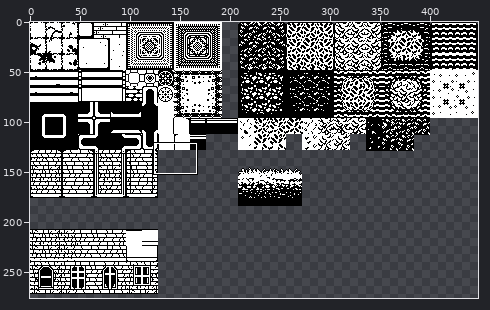
Sprite sheet: Cross My Heart Game/Assets/Art/overworld.png. The picture above shows the old version from afar; the outline marks the close-up.
Close-up. Before the edit:
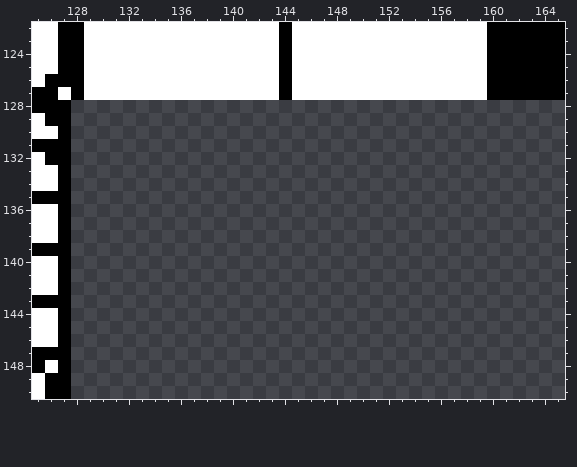
The file is 448x320 pixels. Colours within 5 levels of each other are drawn and written as one. Shown: x 125..165, y 122..150. The wide view leaves out empty margins.
And afterwards:
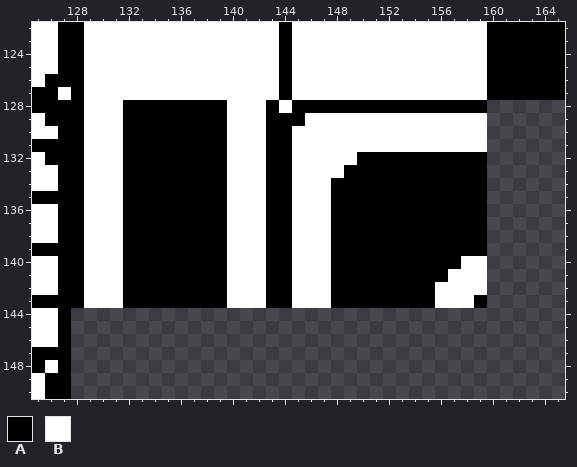
Palette (. is transparent): A #000000  B #ffffff
What changed:
y 128: x 128..159 ................................ -> ABBBAAAAAAAABBBABAAAAAAAAAAAAAAA
y 129: x 128..159 ................................ -> ABBBAAAAAAAABBBAAABBBBBBBBBBBBBB
y 130..131: x 128..159 ................................ -> ABBBAAAAAAAABBBAABBBBBBBBBBBBBBB
y 132: x 128..159 ................................ -> ABBBAAAAAAAABBBAABBBBBAAAAAAAAAA
y 133: x 128..159 ................................ -> ABBBAAAAAAAABBBAABBBBAAAAAAAAAAA
y 134..139: x 128..159 ................................ -> ABBBAAAAAAAABBBAABBBAAAAAAAAAAAA
y 140: x 128..159 ................................ -> ABBBAAAAAAAABBBAABBBAAAAAAAAAABB
y 141: x 128..159 ................................ -> ABBBAAAAAAAABBBAABBBAAAAAAAAABBB
y 142: x 128..159 ................................ -> ABBBAAAAAAAABBBAABBBAAAAAAAABBBB
y 143: x 128..159 ................................ -> ABBBAAAAAAAABBBAABBBAAAAAAAABBBA
Boxes around the changes in both close-ups, in picture pixels (x1, y1, x2, y2):
added: (71, 100, 487, 308)
